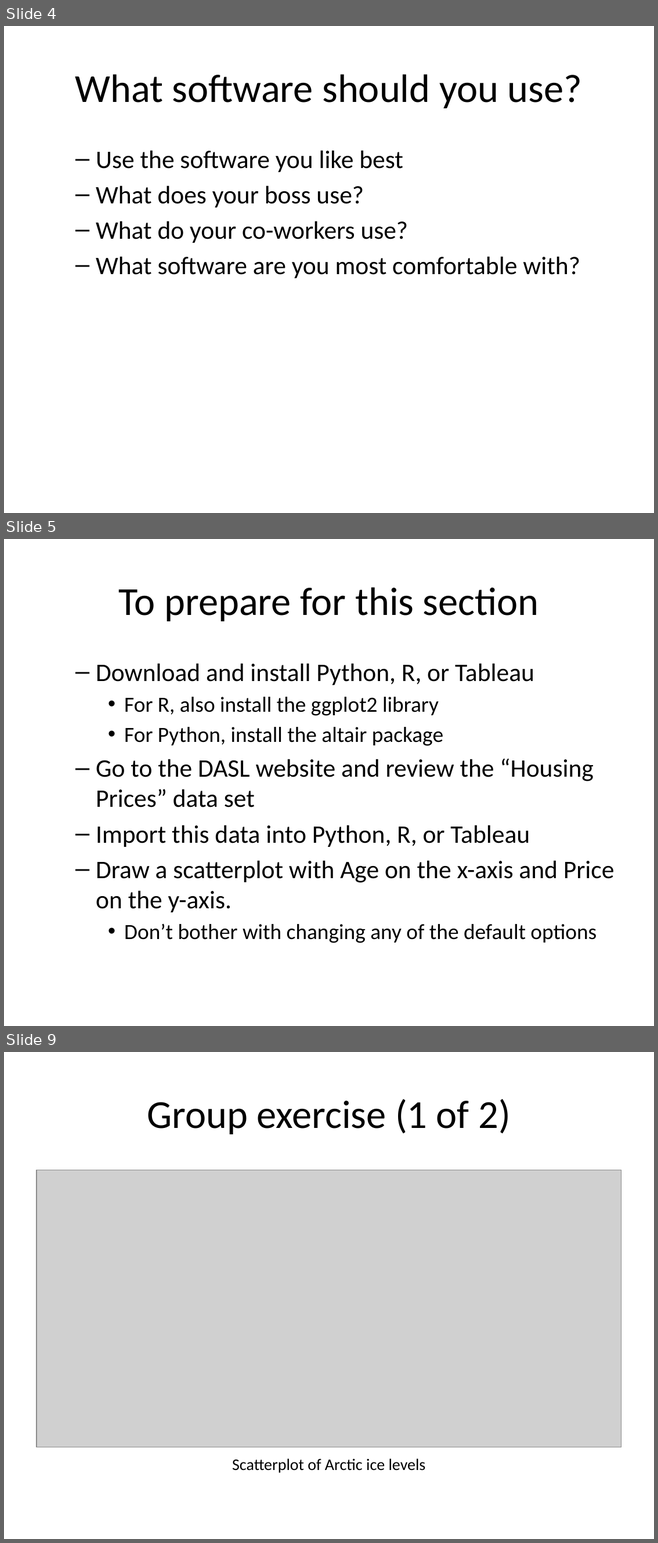
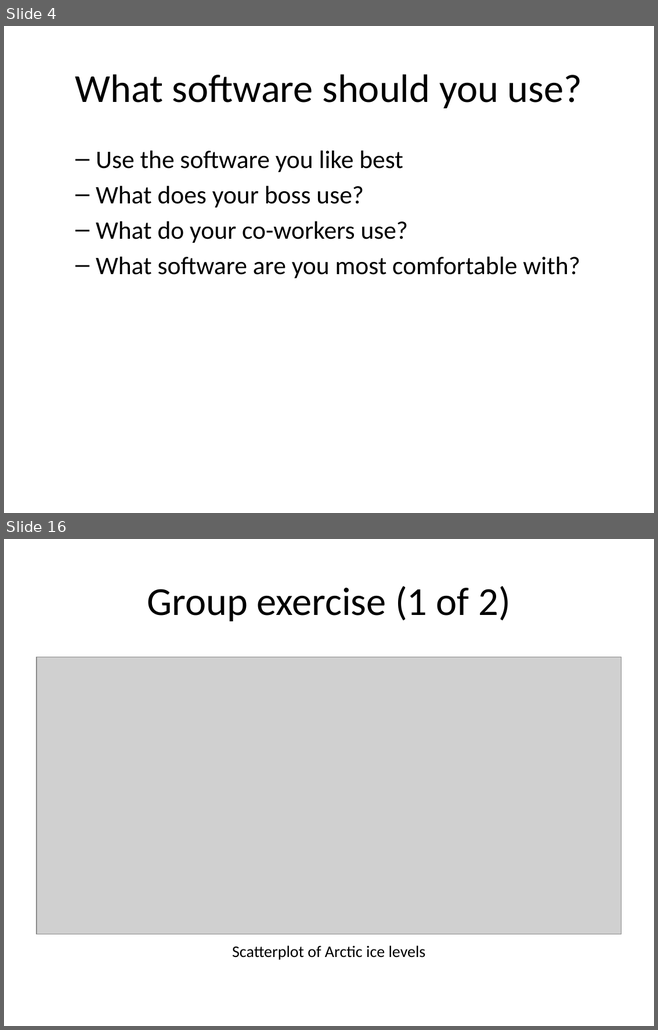
Before and after one commit to pmean/data-visualization, a slide deck: data-viz-01/src/v01-main-scatterplots.pptx. Shown one above the other, each under a label of ours: slides 4, 5 and 9 before the commit, slides 4 and 16 after it; the slides between them are not shown. The pictures are 658x1543 and 658x1030 pixels, drawn with LibreOffice and Linux fonts; fonts in the diff are those of the drawing; grey boxes stand for pictures. Boxes give left, top, right and bottom in pixels: in the first picture for what was removed or moved away, otherwise in the second. Text is boxed around its words. In the diff, an @@ line names an element or a change of style, - is before the commit and + after.

```diff
--- a/data-viz-01/src/v01-main-scatterplots.pptx
+++ b/data-viz-01/src/v01-main-scatterplots.pptx
@@ slide 5 removed at (x1=4, y1=539, x2=654, y2=1026), background #FFFFFF @@
@@ title removed at (x1=118, y1=587, x2=539, y2=621) @@
-To prepare for this section
@@ text removed at (x1=96, y1=663, x2=614, y2=943) @@
-  – Download and install Python, R, or Tableau
-    • For R, also install the ggplot2 library
-    • For Python, install the altair package
-  – Go to the DASL website and review the “Housing Prices” data set
-  – Import this data into Python, R, or Tableau
-  – Draw a scatterplot with Age on the x-axis and Price on the y-axis.
-    • Don’t bother with changing any of the default options
@@ what was slide 9 is now slide 16 @@
```
Also in this commit, not shown: 11 slides added, 3 other slides removed, 5 other files.
